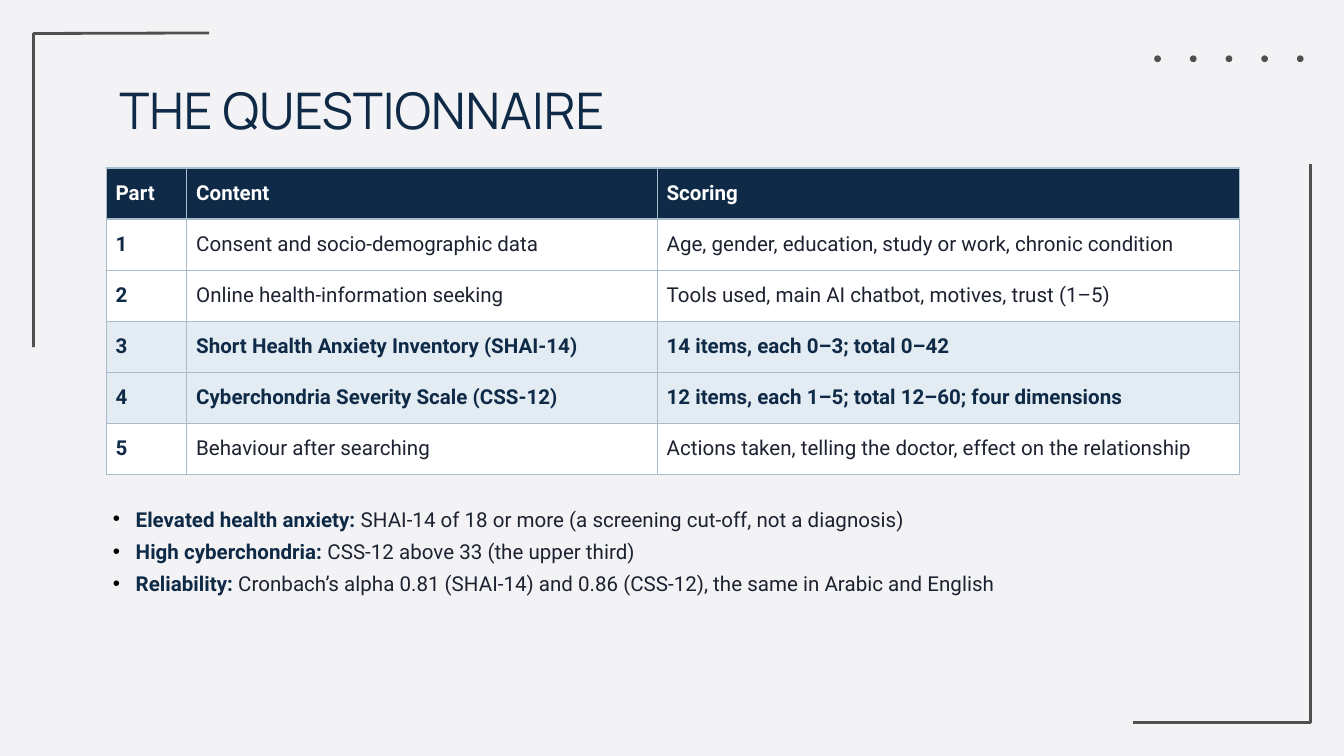
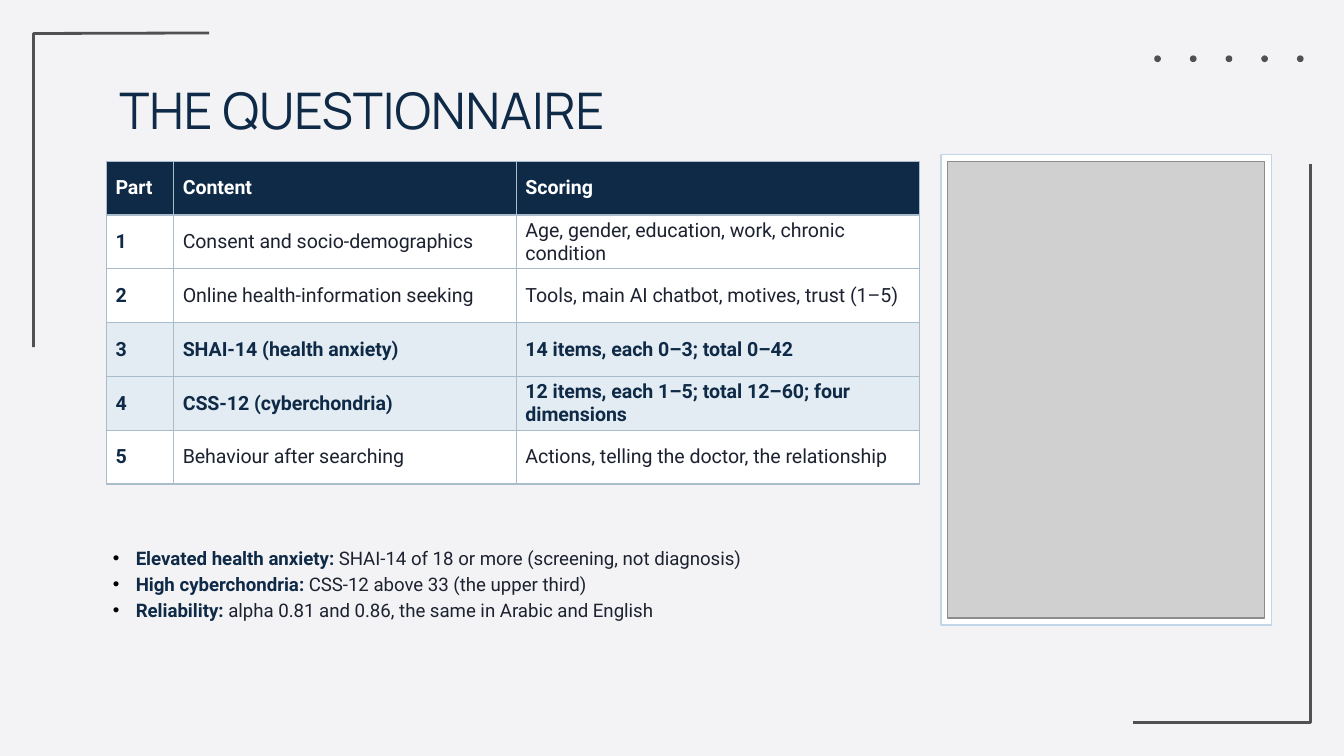
Before and after one commit to Yaseen279/History-Exam, a slide deck: slide 12 of research/output/study/slides/Defence_Final.pptx. Drawn at 1344x756 pixels with LibreOffice and Linux fonts; fonts in the diff are those of the drawing; grey boxes stand for pictures; background and template pictures are left out. Boxes give left, top, right and bottom in pixels: in the first picture for what was removed or moved away, otherwise in the second. Text is boxed around its words. In the diff, an @@ line names an element or a change of style, - is before the commit and + after.

```diff
--- a/research/output/study/slides/Defence_Final.pptx
+++ b/research/output/study/slides/Defence_Final.pptx
@@ table at (106, 161, 919, 484) @@
-row 2, column 2: Consent and socio-demographic data
+row 2, column 2: Consent and socio-demographics
-row 2, column 3: Age, gender, education, study or work, chronic condition
+row 2, column 3: Age, gender, education, work, chronic condition
-row 3, column 3: Tools used, main AI chatbot, motives, trust (1–5)
+row 3, column 3: Tools, main AI chatbot, motives, trust (1–5)
-row 4, column 2: Short Health Anxiety Inventory (SHAI-14)
+row 4, column 2: SHAI-14 (health anxiety)
-row 5, column 2: Cyberchondria Severity Scale (CSS-12)
+row 5, column 2: CSS-12 (cyberchondria)
-row 6, column 3: Actions taken, telling the doctor, effect on the relationship
+row 6, column 3: Actions, telling the doctor, the relationship
@@ size 11 to 10.5 pt in "Part", "Content", "Scoring", "1" and 8 more places @@
@@ table: place and size @@
-table at (106, 168, 1239, 474)
+table at (106, 161, 919, 484)
@@ rectangle added at (941, 155, 1271, 625), fill #FFFFFF, outline #C2D6E7 1 pt @@
@@ picture added at (948, 161, 1265, 618) @@
@@ text "Elevated health anxiety: SHAI-14 of ...": place and size @@
-text "Elevated health anxiety: SHAI-14 of ..." at (136, 511, 993, 596)
+text "Elevated health anxiety: SHAI-14 of ..." at (136, 550, 741, 621)
@@ text at (136, 550, 741, 569): text changed; size 11 to 10 pt @@
-• Elevated health anxiety: SHAI-14 of 18 or more (a screening cut-off, not a diagnosis)
+• Elevated health anxiety: SHAI-14 of 18 or more (screening, not diagnosis)
@@ text at (136, 576, 587, 595): size 11 to 10 pt in "High cyberchondria: CSS-12 above 33 (the upper ..."; less space between paragraphs @@
@@ text at (136, 603, 653, 621): text changed; size 11 to 10 pt @@
-• Reliability: Cronbach’s alpha 0.81 (SHAI-14) and 0.86 (CSS-12), the same in Arabic and English
+• Reliability: alpha 0.81 and 0.86, the same in Arabic and English
```
Also in this commit, not shown: 7 other slides changed, 8 other files.
